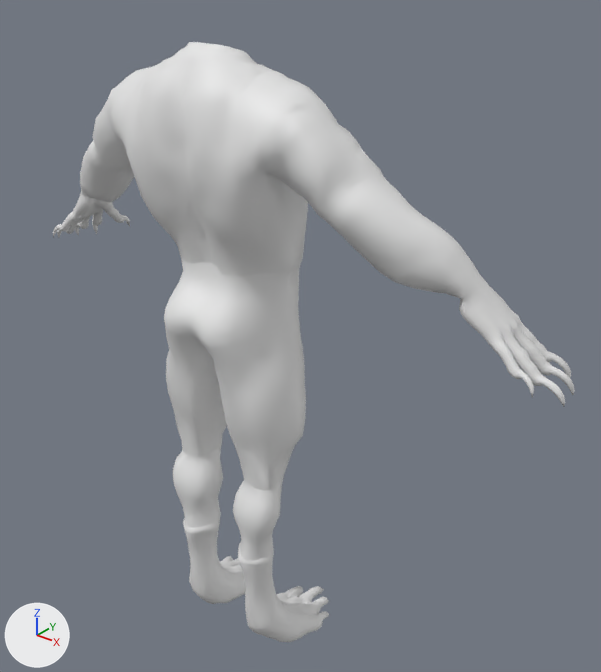
One commit to the Blender file Wolfkind/Generated/Public/Abomination/[PAK]_ABOMINATION_Body/ABOMINATION_M_Body/MaleWereWolfBodyVertPaint3.blend: the scene before it, then after it.
Rendered twice from a 50 mm camera at (1.512, -1.611, 2.124) aimed at (0.129, 0.118, 1.052). The lights are fixed; the arrows at lower left show +X, +Y and +Z.

The older version as bpy lines, for what is in view:
```python
me_wrwolf_body_001 = bpy.data.meshes.new('WRWOLF_Body.001')
me_wrwolf_body_001.from_pydata(...)  # 4009 vertices, 7802 faces; spans x -0.95..0.95, y -0.23..0.25, z -0.02..1.88
me_wrwolf_fur_body_002 = bpy.data.meshes.new('WRWOLF_Fur_Body.002')
me_wrwolf_fur_body_002.from_pydata(...)  # 8714 vertices, 9927 faces; spans x -0.82..0.82, y -0.34..0.23, z 0.81..1.92
ob_wrwolf_body_001 = bpy.data.objects.new('WRWOLF_Body.001', me_wrwolf_body_001)
ob_wrwolf_body_001.location = (0.0, 0.0, 0.0)
ob_wrwolf_fur_body = bpy.data.objects.new('WRWOLF_Fur_Body', me_wrwolf_fur_body_002)
ob_wrwolf_fur_body.location = (0.0, 0.0, 0.0)
ob_wrwolf_fur_body.hide_set(True)
```
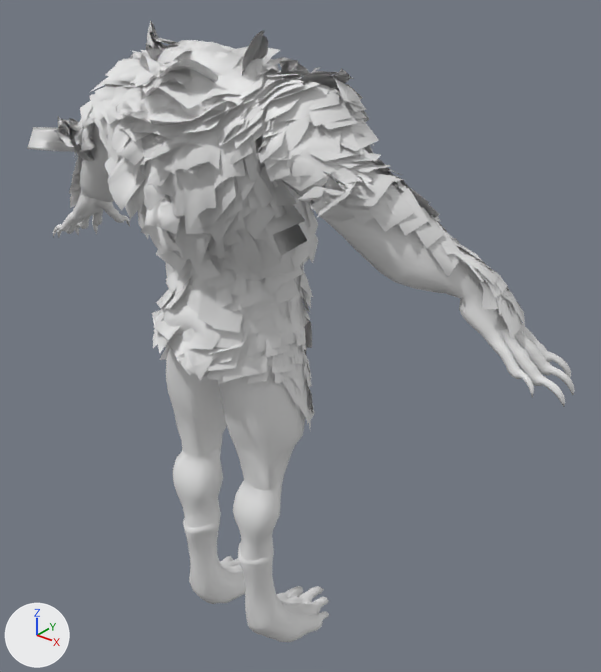
The edits, one by one:
Object 'WRWOLF_Fur_Body' (ob_wrwolf_fur_body) is now shown.

Where the change shows, as pixel boxes [x1, y1, x2, y2] in the pictures (601 x 672 px):
'WRWOLF_Fur_Body', shown
    after: [27, 20, 525, 429]
'WRWOLF_Body.001', unchanged, covered by the edit
    both: [53, 42, 575, 642]
